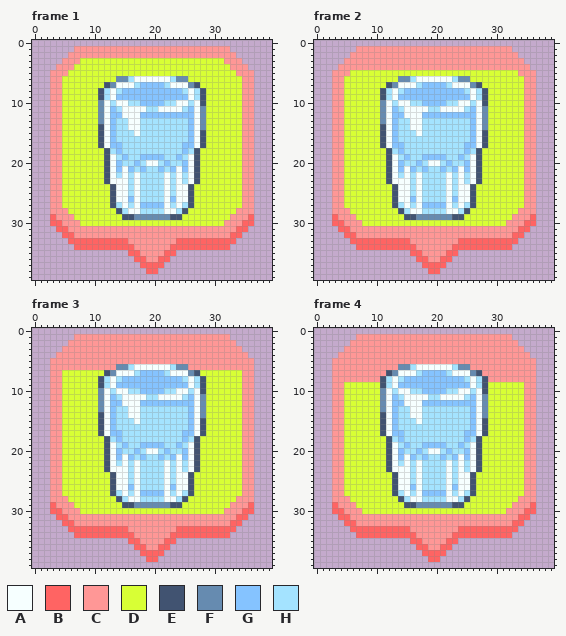
Two versions of one pixel-art file, GraphicAssets/GUI/OrderSlot.aseprite. This is how it looked before the edit.
40x40 pixels, 15 frames. Shown: frame 1, frame 2, frame 3, frame 4. The commit also changed other frames, which this record leaves out.
Palette (. is transparent): A #f6ffff  B #ff6463  C #ff9796  D #d8ff35  E #415371  F #668bb0  G #85c3ff  H #a4e3ff
After:
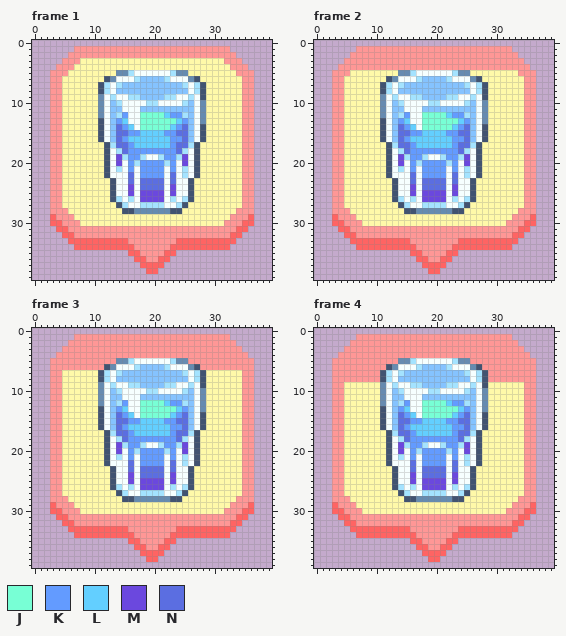
Colours new in this view: J #78ffd5  K #639bff  L #63cfff  M #6b48de  N #5b6ee1
What changed:
colour D: #d8ff35 -> #fff9a9
Frame 1, layer "Layer 1":
y 5: x 14..25 DDDDDDDDDDDD -> FFHAAAAAAHFF
y 6: x 12..27 DDFFHAAAAAAHFFDD -> EFAAAHGGGGHAAAFE
y 7: x 11..17 DEFAAAH -> EHAHGGG; x 22..28 HAAAFED -> GGGHAHE
y 8: x 14 H -> G; x 25 H -> G
y 9: x 11..17 EHAGGGG -> FAHAAHH; x 22..27 GGGGAH -> HHAAHA
y 10: x 13..14 HA -> GH; x 16..23 HHGGGGHH -> AAAHHAAA; x 25..26 AH -> HG; x 28 E -> F
y 11: x 14 H -> G; x 18..25 AHHAAAAH -> GGGGGGGG
y 12: x 14..15 GA -> HK; x 18..25 GGGGGGGG -> JJJJLKKH
y 13: x 11 F -> E; x 14..15 HH -> KL; x 18..25 HHHHHHHH -> JJJJJJLK
y 14: x 14..16 HHA -> NKL; x 18..25 HHHHHHHH -> JJJJJLKN; x 28 F -> E
y 15: x 14..25 HHHAHHHHHHHH -> NNKKLLLLKKNN
y 16: x 14..25 HHHHHHHHHHHH -> NKLLLLLLLKKN
y 17: x 11..28 EAGGHHHHHHHHHHGGAE -> DEHNNKLLLLLLKNNHED
y 18: x 13..26 HGHHHHHHHHHHGH -> AHNKKKKKKKKNHA
y 19: x 14..25 HGHHGGGGHHGH -> MHKKHAAHKKHM
y 20: x 14..25 GHHGHAAHGHHG -> MAKHKKKKHKAM
y 21: x 14 G -> H; x 16..23 GHGHHGHG -> KAKKKKAK; x 25 G -> H
y 22: x 14 H -> A; x 16 H -> N; x 18..21 HHHH -> KKKK; x 23 H -> N
y 23: x 12..13 EA -> DE; x 16 H -> N; x 18..21 HHHH -> NNNN; x 23 H -> N; x 25..27 HAE -> AED
y 24: x 16 H -> M; x 18..21 HHHH -> NNNN; x 23 H -> M
y 25: x 16 H -> M; x 18..21 HHHH -> MMMM; x 23 H -> M
y 26: x 14 A -> H; x 16 G -> H; x 18..21 HHHH -> MMMM; x 23 G -> H; x 25 A -> H
y 27: x 13..16 EHAH -> DEHA; x 18..21 GGGG -> HHHH; x 23..26 HAHE -> AHED
y 28: x 14..25 EHAAHHHHAAHE -> DEEFFFFFFEED
y 29: x 15..24 EEFFFFFFEE -> DDDDDDDDDD
Frame 2, layer "Layer 1": the same change as frame 1
Frame 3, layer "Layer 1":
y 5: x 14..25 CCCCCCCCCCCC -> FFHAAAAAAHFF
y 6: x 12..27 CCFFHAAAAAAHFFCC -> EFAAAHGGGGHAAAFE
y 7: x 11..17 DEFAAAH -> EHAHGGG; x 22..28 HAAAFED -> GGGHAHE
y 8: x 14 H -> G; x 25 H -> G
y 9: x 11..17 EHAGGGG -> FAHAAHH; x 22..27 GGGGAH -> HHAAHA
y 10: x 13..14 HA -> GH; x 16..23 HHGGGGHH -> AAAHHAAA; x 25..26 AH -> HG; x 28 E -> F
y 11: x 14 H -> G; x 18..25 AHHAAAAH -> GGGGGGGG
y 12: x 14..15 GA -> HK; x 18..25 GGGGGGGG -> JJJJLKKH
y 13: x 11 F -> E; x 14..15 HH -> KL; x 18..25 HHHHHHHH -> JJJJJJLK
y 14: x 14..16 HHA -> NKL; x 18..25 HHHHHHHH -> JJJJJLKN; x 28 F -> E
y 15: x 14..25 HHHAHHHHHHHH -> NNKKLLLLKKNN
y 16: x 14..25 HHHHHHHHHHHH -> NKLLLLLLLKKN
y 17: x 11..28 EAGGHHHHHHHHHHGGAE -> DEHNNKLLLLLLKNNHED
y 18: x 13..26 HGHHHHHHHHHHGH -> AHNKKKKKKKKNHA
y 19: x 14..25 HGHHGGGGHHGH -> MHKKHAAHKKHM
y 20: x 14..25 GHHGHAAHGHHG -> MAKHKKKKHKAM
y 21: x 14 G -> H; x 16..23 GHGHHGHG -> KAKKKKAK; x 25 G -> H
y 22: x 14 H -> A; x 16 H -> N; x 18..21 HHHH -> KKKK; x 23 H -> N
y 23: x 12..13 EA -> DE; x 16 H -> N; x 18..21 HHHH -> NNNN; x 23 H -> N; x 25..27 HAE -> AED
y 24: x 16 H -> M; x 18..21 HHHH -> NNNN; x 23 H -> M
y 25: x 16 H -> M; x 18..21 HHHH -> MMMM; x 23 H -> M
y 26: x 14 A -> H; x 16 G -> H; x 18..21 HHHH -> MMMM; x 23 G -> H; x 25 A -> H
y 27: x 13..16 EHAH -> DEHA; x 18..21 GGGG -> HHHH; x 23..26 HAHE -> AHED
y 28: x 14..25 EHAAHHHHAAHE -> DEEFFFFFFEED
y 29: x 15..24 EEFFFFFFEE -> DDDDDDDDDD
Frame 4, layer "Layer 1":
y 5: x 14..25 CCCCCCCCCCCC -> FFHAAAAAAHFF
y 6: x 12..27 CCFFHAAAAAAHFFCC -> EFAAAHGGGGHAAAFE
y 7: x 11..17 CEFAAAH -> EHAHGGG; x 22..28 HAAAFEC -> GGGHAHE
y 8: x 14 H -> G; x 25 H -> G
y 9: x 11..17 EHAGGGG -> FAHAAHH; x 22..27 GGGGAH -> HHAAHA
y 10: x 13..14 HA -> GH; x 16..23 HHGGGGHH -> AAAHHAAA; x 25..26 AH -> HG; x 28 E -> F
y 11: x 14 H -> G; x 18..25 AHHAAAAH -> GGGGGGGG
y 12: x 14..15 GA -> HK; x 18..25 GGGGGGGG -> JJJJLKKH
y 13: x 11 F -> E; x 14..15 HH -> KL; x 18..25 HHHHHHHH -> JJJJJJLK
y 14: x 14..16 HHA -> NKL; x 18..25 HHHHHHHH -> JJJJJLKN; x 28 F -> E
y 15: x 14..25 HHHAHHHHHHHH -> NNKKLLLLKKNN
y 16: x 14..25 HHHHHHHHHHHH -> NKLLLLLLLKKN
y 17: x 11..28 EAGGHHHHHHHHHHGGAE -> DEHNNKLLLLLLKNNHED
y 18: x 13..26 HGHHHHHHHHHHGH -> AHNKKKKKKKKNHA
y 19: x 14..25 HGHHGGGGHHGH -> MHKKHAAHKKHM
y 20: x 14..25 GHHGHAAHGHHG -> MAKHKKKKHKAM
y 21: x 14 G -> H; x 16..23 GHGHHGHG -> KAKKKKAK; x 25 G -> H
y 22: x 14 H -> A; x 16 H -> N; x 18..21 HHHH -> KKKK; x 23 H -> N
y 23: x 12..13 EA -> DE; x 16 H -> N; x 18..21 HHHH -> NNNN; x 23 H -> N; x 25..27 HAE -> AED
y 24: x 16 H -> M; x 18..21 HHHH -> NNNN; x 23 H -> M
y 25: x 16 H -> M; x 18..21 HHHH -> MMMM; x 23 H -> M
y 26: x 14 A -> H; x 16 G -> H; x 18..21 HHHH -> MMMM; x 23 G -> H; x 25 A -> H
y 27: x 13..16 EHAH -> DEHA; x 18..21 GGGG -> HHHH; x 23..26 HAHE -> AHED
y 28: x 14..25 EHAAHHHHAAHE -> DEEFFFFFFEED
y 29: x 15..24 EEFFFFFFEE -> DDDDDDDDDD
Pixel boxes of the changes (left, top, right, bottom) in both pictures:
changed: (62, 58, 242, 226)
changed: (344, 70, 524, 226)
changed: (62, 358, 242, 514)
changed: (344, 358, 524, 514)
